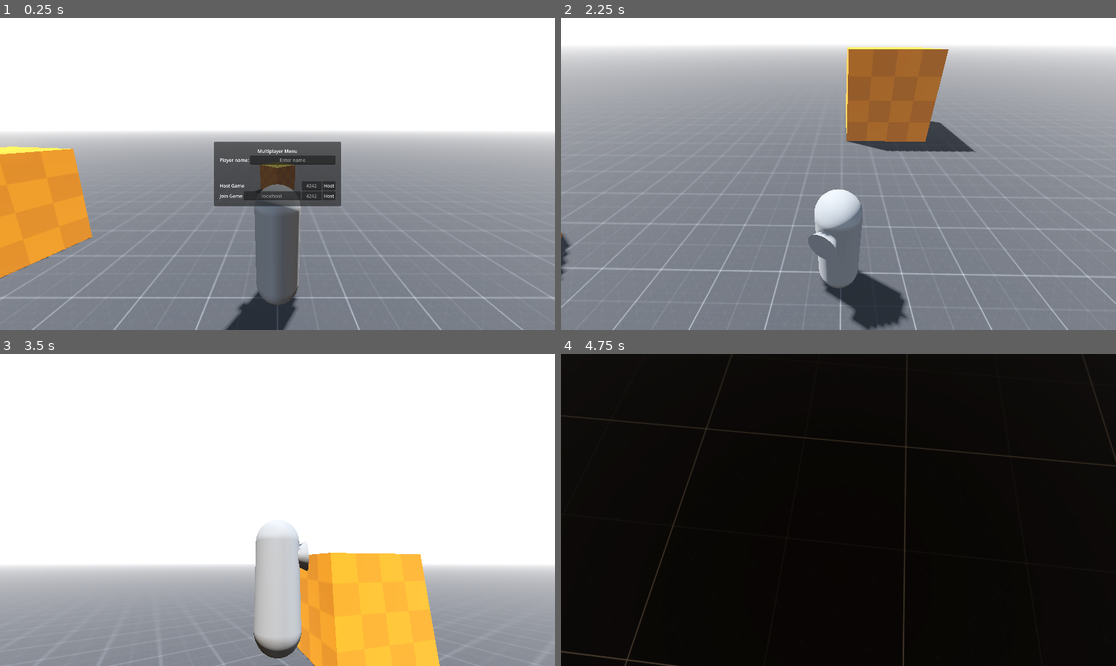
Above: before the commit, frames 1-4 (two rows, left to right).
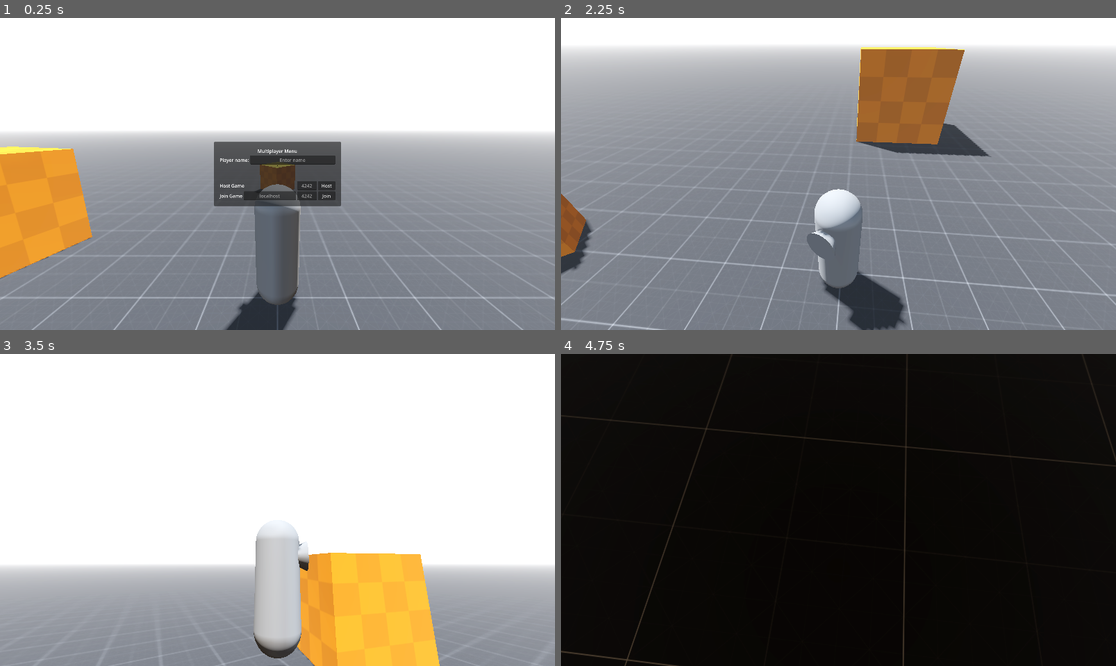
Above: after the commit, the same moments.

Repository: hackenshaw/act-normal
Game: Godot game, scene res://scenes/main.tscn
Two runs of this game, one before a commit and one after it. Both use one fixed random seed, a clock stepped at 60 frames per second and the inputs below.
Inputs (mouse positions are in pixels of both pictures, inside the frame that each line leads up to):
- Up to frame 1 (0.25 s): no input
- Up to frame 2 (2.25 s): click (855, 161) at 0.52 s; type "Alex" at 0.6 s; click (871, 186) at 0.75 s; type "12" at 0.83 s; click (832, 195) at 0.98 s; type "12" at 1.07 s; click (871, 195) at 1.27 s; type "12" at 1.35 s; click "Host" at 2 s
- Up to frame 3 (3.5 s): tap Enter (ui_accept) at 2.75, 3.02 s; move the mouse to (399, 494) at 2.77 s; hold D (right) from 2.78 s (still down)
- Up to frame 4 (4.75 s): move the mouse to (727, 525) at 3.52 s; release D (right) at 3.53 s; hold S (backward) 3.53-4.28 s; tap Enter (ui_accept) at 3.77 s; move the mouse to (894, 441) at 4.27 s; hold D (right) from 4.28 s (still down)

The runs differ from the first frame. In frame 1, 0.1% of the frame differs, in the area x 46-61%, y 52-59%; in frame 2, 6.0%, in the area x 0-100%, y 9-100%; in frame 3, less than 0.1%; in frame 4, less than 0.1%.

Commit message:
Connect networking signals

Diff:
--- a/scenes/main.tscn
+++ b/scenes/main.tscn
@@ -46,12 +46,15 @@
 [node name="GUI" type="Node" parent="."]
 
 [node name="MultiplayerMenu" parent="GUI" instance=ExtResource("4_tefeu")]
+unique_name_in_owner = true
 script = ExtResource("5_o6xl0")
 
 [node name="ServerInterface" type="Node" parent="."]
 
 [node name="ENetServer" type="Node" parent="ServerInterface"]
+unique_name_in_owner = true
 script = ExtResource("3_sugp2")
 
 [node name="ENetClient" type="Node" parent="ServerInterface"]
+unique_name_in_owner = true
 script = ExtResource("4_jyhfs")
--- a/scenes/multiplayer_menu.tscn
+++ b/scenes/multiplayer_menu.tscn
@@ -73,6 +73,7 @@
 
 [node name="HostButton" type="Button" parent="CenterContainer/Panel/MarginContainer/Menu/HostItem"]
 unique_name_in_owner = true
+custom_minimum_size = Vector2(60, 0)
 layout_mode = 2
 text = "Host"
 
@@ -98,5 +99,6 @@
 
 [node name="JoinButton" type="Button" parent="CenterContainer/Panel/MarginContainer/Menu/JoinItem"]
 unique_name_in_owner = true
+custom_minimum_size = Vector2(60, 0)
 layout_mode = 2
-text = "Host"
+text = "Join"
--- a/scripts/e_net_client.gd
+++ b/scripts/e_net_client.gd
@@ -8,6 +8,7 @@
 
 	multiplayer.multiplayer_peer = network
 	multiplayer.connected_to_server.connect(on_connected_to_server)
+	multiplayer.peer_connected.connect(on_peer_connected)
 
 	print("Connecting to ", host_ip, ":", port)
 
@@ -16,11 +17,5 @@
 	print("Connected to server!")
 
 
-# Called when the node enters the scene tree for the first time.
-func _ready() -> void:
-	pass # Replace with function body.
-
-
-# Called every frame. 'delta' is the elapsed time since the previous frame.
-func _process(delta: float) -> void:
-	pass
+func on_peer_connected(id: int) -> void:
+	print("New player (", id, ") joined game!")
--- a/scripts/e_net_server.gd
+++ b/scripts/e_net_server.gd
@@ -2,21 +2,17 @@
 extends Node
 
 #@export var port: int = 4242
-#@export var max_players: int = 4
+@export var max_players: int = 4
 
-func start_server(port : int, max_players: int) -> void:
+func start_server(port : int) -> void:
 	var network: ENetMultiplayerPeer = ENetMultiplayerPeer.new()
 	network.create_server(port, max_players)
 
 	multiplayer.multiplayer_peer = network
+	multiplayer.peer_connected.connect(on_peer_connected)
 
-	print("Server listening on port ", port)
-
-# Called when the node enters the scene tree for the first time.
-func _ready() -> void:
-	pass # Replace with function body.
+	print("Server listening on port: ", port)
 
 
-# Called every frame. 'delta' is the elapsed time since the previous frame.
-func _process(delta: float) -> void:
-	pass
+func on_peer_connected(id: int) -> void:
+	print("New player (", id, ") connected to server!")
--- a/scripts/main.gd
+++ b/scripts/main.gd
@@ -1,14 +1,15 @@
 class_name Main
 extends Node3D
 
-@onready var multiplayer_menu: Control = $GUI/MultiplayerMenu
-@onready var e_net_server: ENetServer = $ServerInterface/ENetServer
-@onready var e_net_client: ENetClient = $ServerInterface/ENetClient
+@onready var multiplayer_menu: MultiplayerMenu = %MultiplayerMenu
+@onready var e_net_server: ENetServer = %ENetServer
+@onready var e_net_client: ENetClient = %ENetClient
 
 
 # Called when the node enters the scene tree for the first time.
 func _ready() -> void:
-	pass # Replace with function body.
+	multiplayer_menu.host_server_request.connect(e_net_server.start_server)
+	multiplayer_menu.join_server_request.connect(e_net_client.connect_to_server)
 
 
 # Called every frame. 'delta' is the elapsed time since the previous frame.
